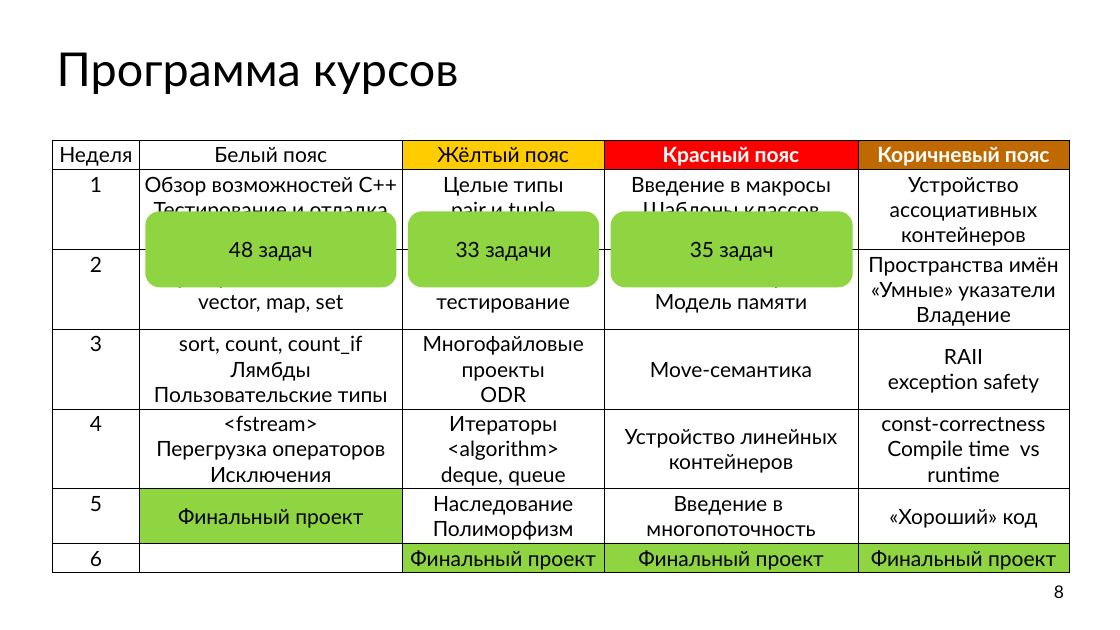
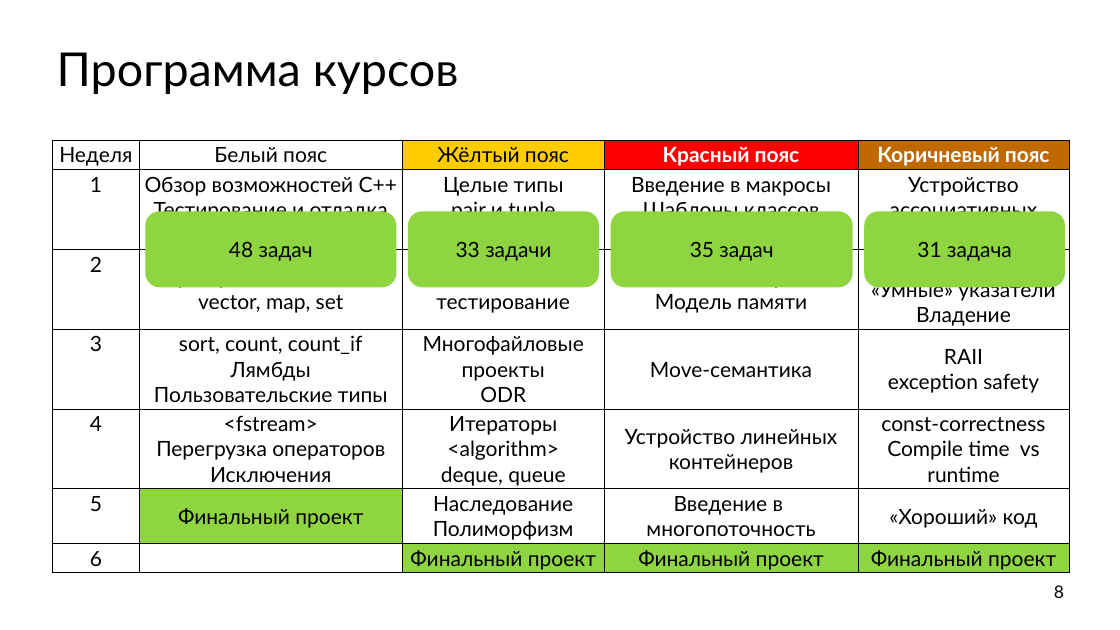
Before and after one commit to ishfb/cpprus18, a slide deck: slide 8 of slides.pptx. Drawn at 1120x630 pixels with LibreOffice and Linux fonts; fonts in the diff are those of the drawing. Boxes give left, top, right and bottom in pixels: in the first picture for what was removed or moved away, otherwise in the second. Text is boxed around its words. In the diff, an @@ line names an element or a change of style, - is before the commit and + after.

Commit message:
Добавил количество задач в 4-м курсе

```diff
--- a/slides.pptx
+++ b/slides.pptx
@@ rounded rectangle added at [865, 211, 1065, 287], fill #8FD541, 36 pt, text #000000 @@
+31 задача
```
